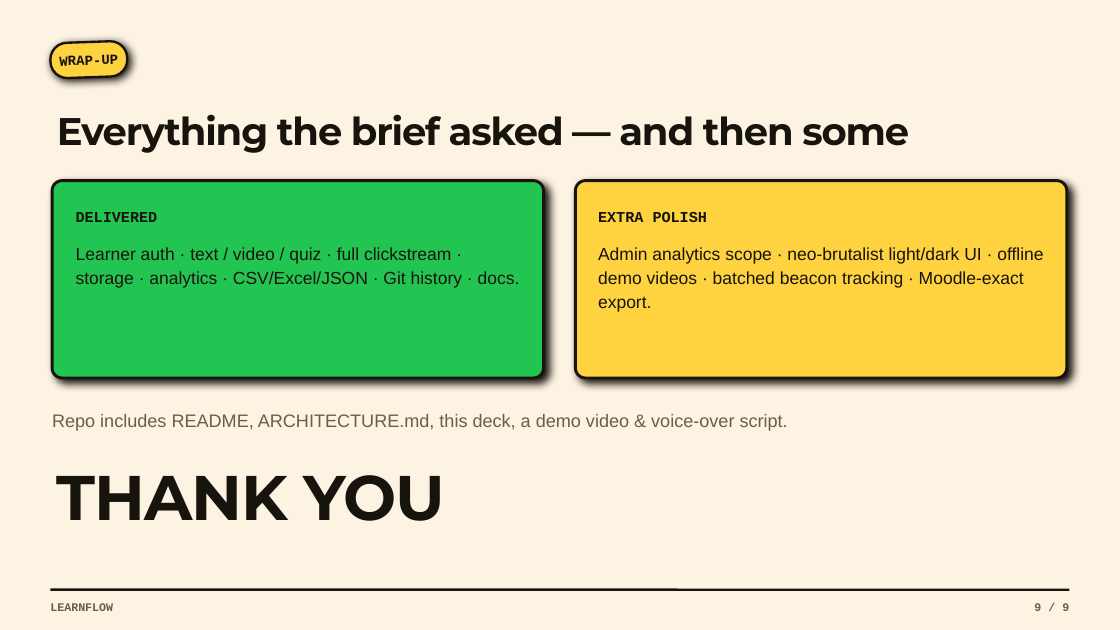
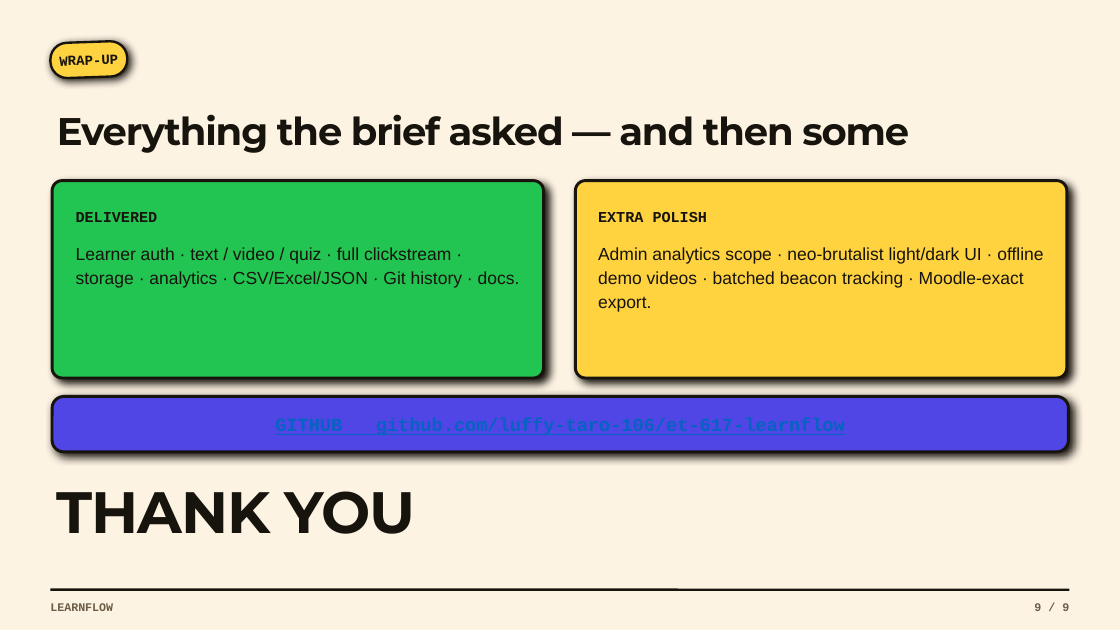
Before and after one commit to luffy-taro-106/et-617-learnflow, a slide deck: slide 9 of docs/LearnFlow.pptx. Drawn at 1120x630 pixels with LibreOffice and Linux fonts; fonts in the diff are those of the drawing. Boxes give left, top, right and bottom in pixels: in the first picture for what was removed or moved away, otherwise in the second. Text is boxed around its words. In the diff, an @@ line names an element or a change of style, - is before the commit and + after.

Commit message:
docs: add one-page submission PDF + embed repo link in the deck
New docs/LearnFlow-Submission.pdf — a single-page brutalist overview with the GitHub repo link (clickable), quick-start, demo credentials and clickstream summary. Also adds the repo URL to the presentation's closing slide across all three formats (.pptx / .pdf / .html).

```diff
--- a/docs/LearnFlow.pptx
+++ b/docs/LearnFlow.pptx
@@ text in rounded rectangle at box(52, 414, 788, 431): text removed @@
-Repo includes README, ARCHITECTURE.md, this deck, a demo video & voice-over script.
@@ rounded rectangle: place and size @@
-rounded rectangle at box(52, 414, 788, 431)
+rounded rectangle at box(52, 397, 1069, 452)
@@ rounded rectangle at box(52, 397, 1069, 452): fill none to #4F46E5; outline none to #17130D 2.5 pt; shadow on @@
@@ text "THANK YOU": place and size @@
-text "THANK YOU" at box(57, 475, 444, 521)
+text "THANK YOU" at box(57, 491, 416, 534)
@@ text "THANK YOU" at box(57, 491, 416, 534): size 54 to 50 pt @@
```
Also in this commit, not shown: 4 other files.
